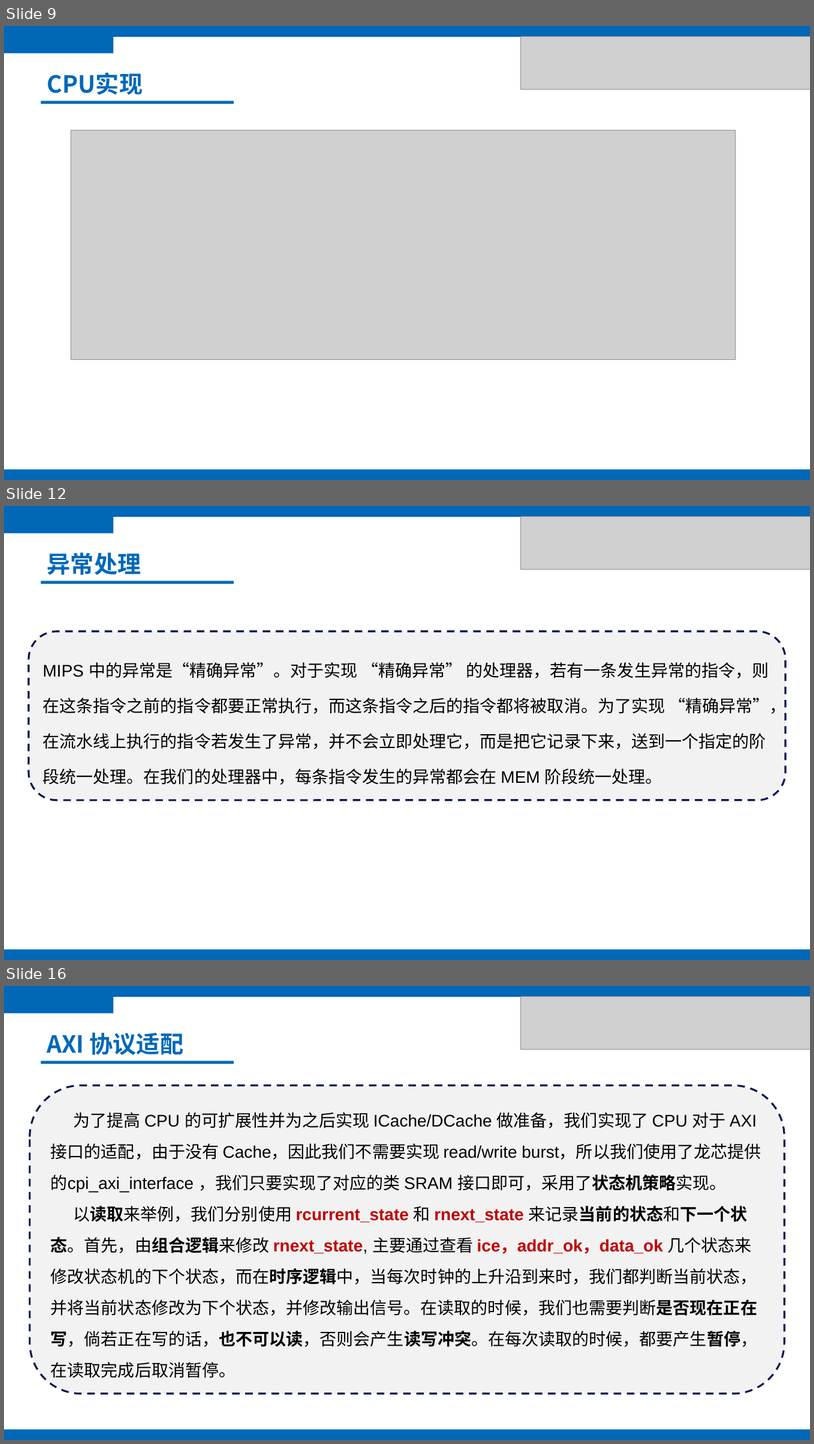
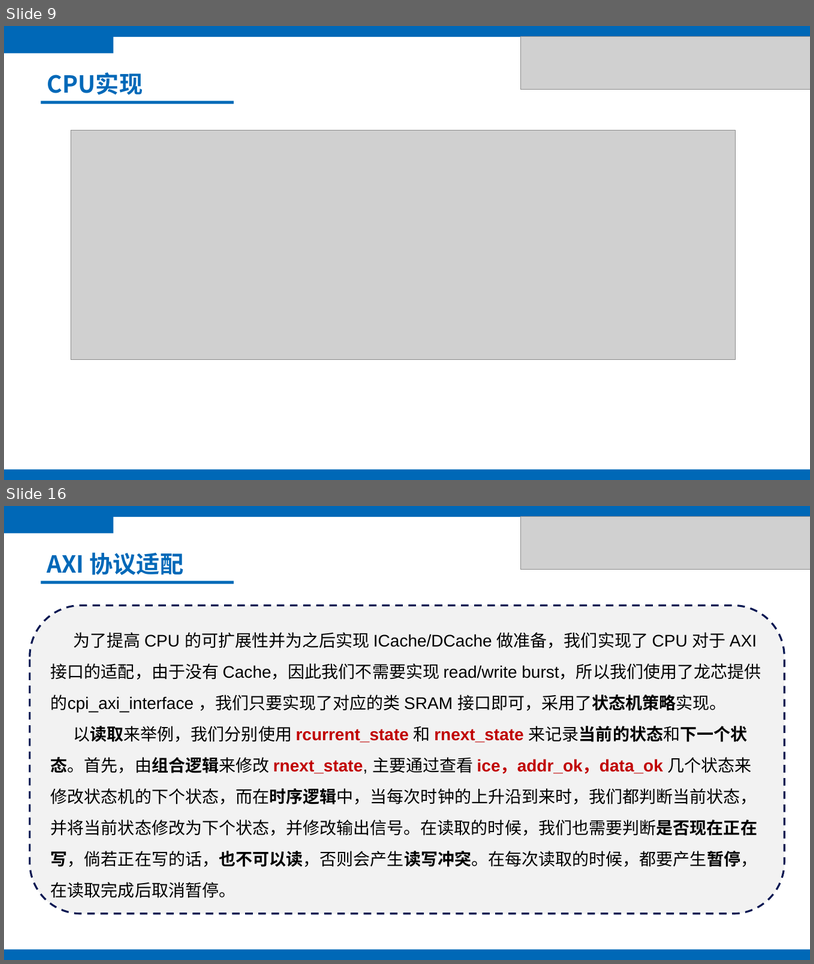
Before and after one commit to KuangjuX-Archived/SimpleMIPS, a slide deck: report/14组-体系结构答辩.pptx. Shown one above the other, each under a label of ours: slides 9, 12 and 16 before the commit, slides 9 and 16 after it; the slides between them are not shown. The pictures are 814x1444 and 814x964 pixels, drawn with LibreOffice and Linux fonts; fonts in the diff are those of the drawing; grey boxes stand for pictures. Boxes give left, top, right and bottom in pixels: in the first picture for what was removed or moved away, otherwise in the second. Text is boxed around its words. In the diff, an @@ line names an element or a change of style, - is before the commit and + after.

```diff
--- a/report/14组-体系结构答辩.pptx
+++ b/report/14组-体系结构答辩.pptx
@@ slide 12 removed at [4,506,810,960], background #FFFFFF @@
@@ rectangle removed at [4,516,113,533] @@
@@ rectangle removed at [4,506,810,517] @@
@@ picture removed at [521,517,810,570] @@
@@ text removed at [47,552,141,575] @@
-异常处理
@@ rectangle removed at [41,581,234,584] @@
@@ rounded rectangle removed at [29,631,786,800] @@
-MIPS 中的异常是“精确异常”。对于实现 “精确异常” 的处理器，若有一条发生异常的指令，则在这条指令之前的指令都要正常执行，而这条指令之后的指令都将被取消。为了实现 “精确异常”，在流水线上执行的指令若发生了异常，并不会立即处理它，而是把它记录下来，送到一个指定的阶段统一处理。在我们的处理器中，每条指令发生的异常都会在 MEM 阶段统一处理。
@@ rectangle removed at [4,949,810,960] @@
```
Also in this commit, not shown: 8 slides changed, 1 slide added.
